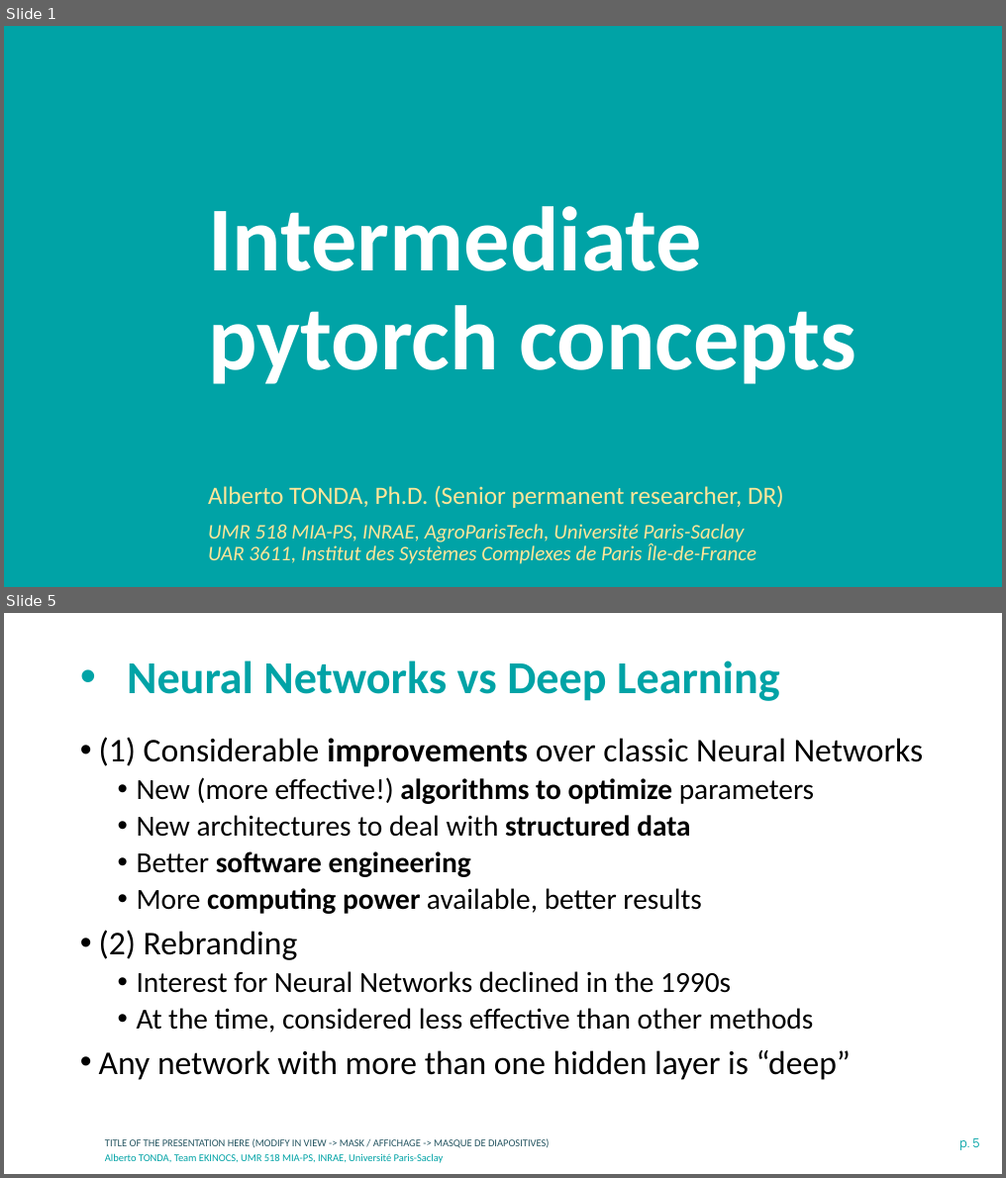
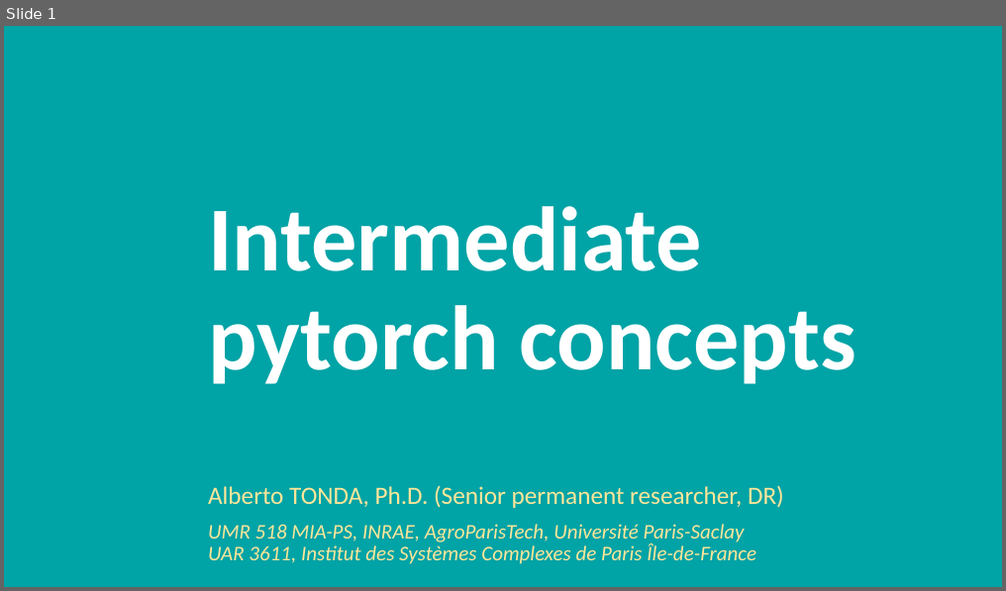
Before and after one commit to albertotonda/teaching, a slide deck: deep-learning-in-practice-with-pytorch/1-intermediate-pytorch.pptx. Shown one above the other, each under a label of ours: slides 1 and 5 before the commit, slide 1 after it; the slides between them are not shown. The pictures are 1006x1178 and 1006x591 pixels, drawn with LibreOffice and Linux fonts; fonts in the diff are those of the drawing; background and template pictures are left out. Boxes give left, top, right and bottom in pixels: in the first picture for what was removed or moved away, otherwise in the second. Text is boxed around its words. In the diff, an @@ line names an element or a change of style, - is before the commit and + after.

```diff
--- a/deep-learning-in-practice-with-pytorch/1-intermediate-pytorch.pptx
+++ b/deep-learning-in-practice-with-pytorch/1-intermediate-pytorch.pptx
@@ slide 5 removed at <box>4,613,1002,1174</box>, background #FFFFFF @@
@@ title removed at <box>127,661,780,701</box> @@
-• Neural Networks vs Deep Learning
@@ text removed at <box>99,737,924,1080</box> @@
-• (1) Considerable improvements over classic Neural Networks
-  • New (more effective!) algorithms to optimize parameters
-  • New architectures to deal with structured data
-  • Better software engineering
-  • More computing power available, better results
-• (2) Rebranding
-  • Interest for Neural Networks declined in the 1990s
-  • At the time, considered less effective than other methods
-• Any network with more than one hidden layer is “deep”
@@ text removed at <box>105,1139,549,1149</box> @@
-TITLE OF THE PRESENTATION HERE (MODIFY IN VIEW -> MASK / AFFICHAGE -> MASQUE DE DIAPOSITIVES)
@@ page number removed at <box>959,1139,979,1151</box> @@
-p. 5
@@ text removed at <box>105,1154,444,1163</box> @@
-Alberto TONDA, Team EKINOCS, UMR 518 MIA-PS, INRAE, Université Paris-Saclay
```
Also in this commit, not shown: 4 slides changed, 18 slides added, 16 other slides removed, 7 other files.
